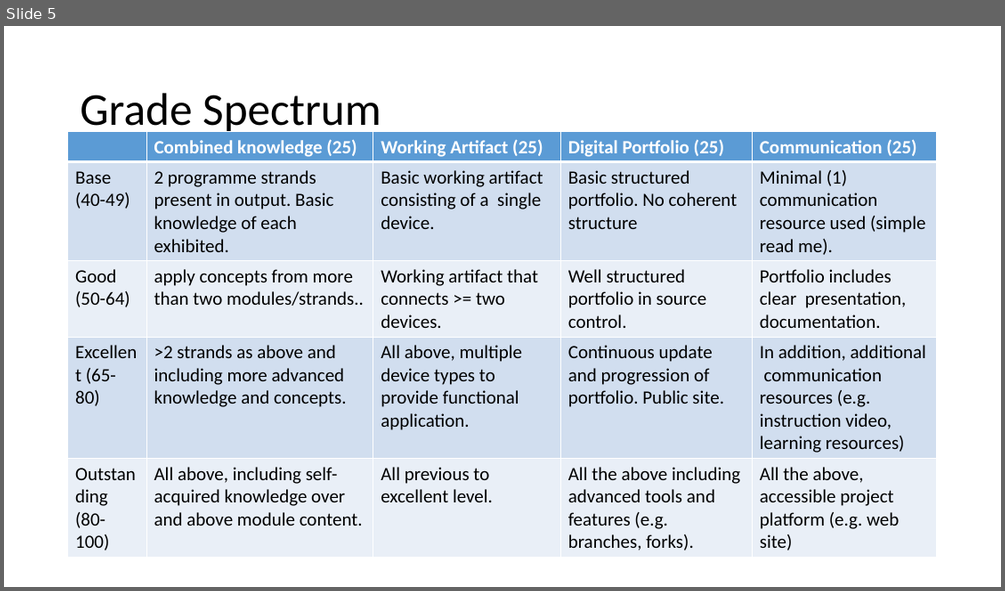
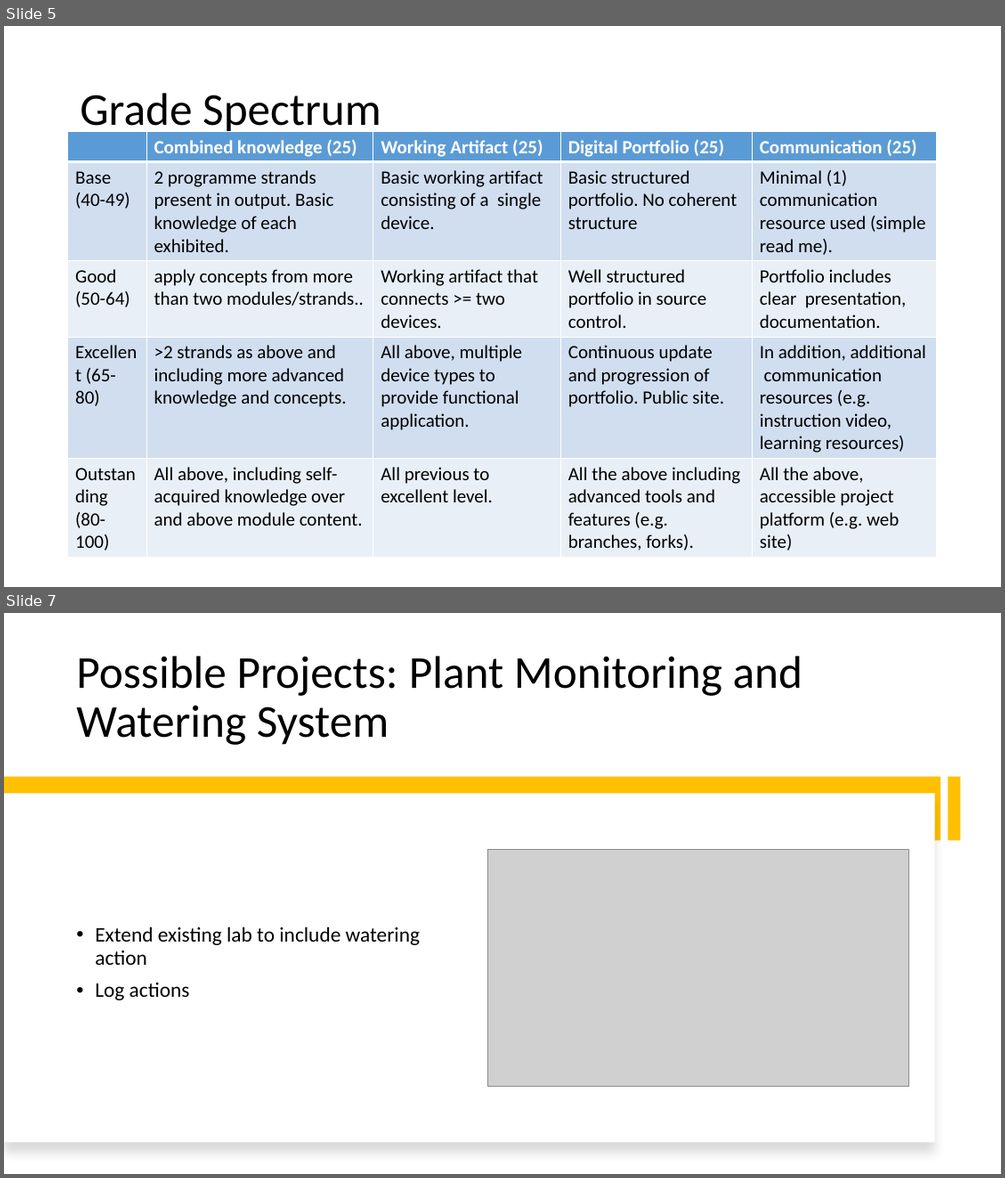
Before and after one commit to fxwalsh/project-2-2023, a slide deck: topic-000-assignment/talk-1-assignment-lab/spec_1.pptx. Shown one above the other, each under a label of ours: slide 5 before the commit, slides 5 and 7 after it; the slides between them are not shown. The pictures are 1005x591 and 1005x1178 pixels, drawn with LibreOffice and Linux fonts; fonts in the diff are those of the drawing; grey boxes stand for pictures. Boxes give left, top, right and bottom in pixels: in the first picture for what was removed or moved away, otherwise in the second. Text is boxed around its words. In the diff, an @@ line names an element or a change of style, - is before the commit and + after.

```diff
--- a/topic-000-assignment/talk-1-assignment-lab/spec_1.pptx
+++ b/topic-000-assignment/talk-1-assignment-lab/spec_1.pptx
@@ slide 7 added at <box>4,613,1001,1174</box>, background #FFFFFF @@
@@ title added at <box>76,656,802,745</box>, 44 pt, text #000000 @@
+Possible Projects: Plant Monitoring and Watering System
@@ rectangle added at <box>4,777,941,840</box>, fill #FFC000 @@
@@ rectangle added at <box>4,793,935,1143</box>, fill #FFFFFF @@
@@ rectangle added at <box>947,777,961,840</box>, fill #FFC000 @@
@@ picture added at <box>487,850,908,1086</box> @@
@@ text added at <box>95,926,420,1000</box>, 20 pt, text #000000 @@
+• Extend existing lab to include watering action
+• Log actions
```
Also in this commit, not shown: 1 slide changed, 2 other slides added, 1 slide removed, 3 other files.
